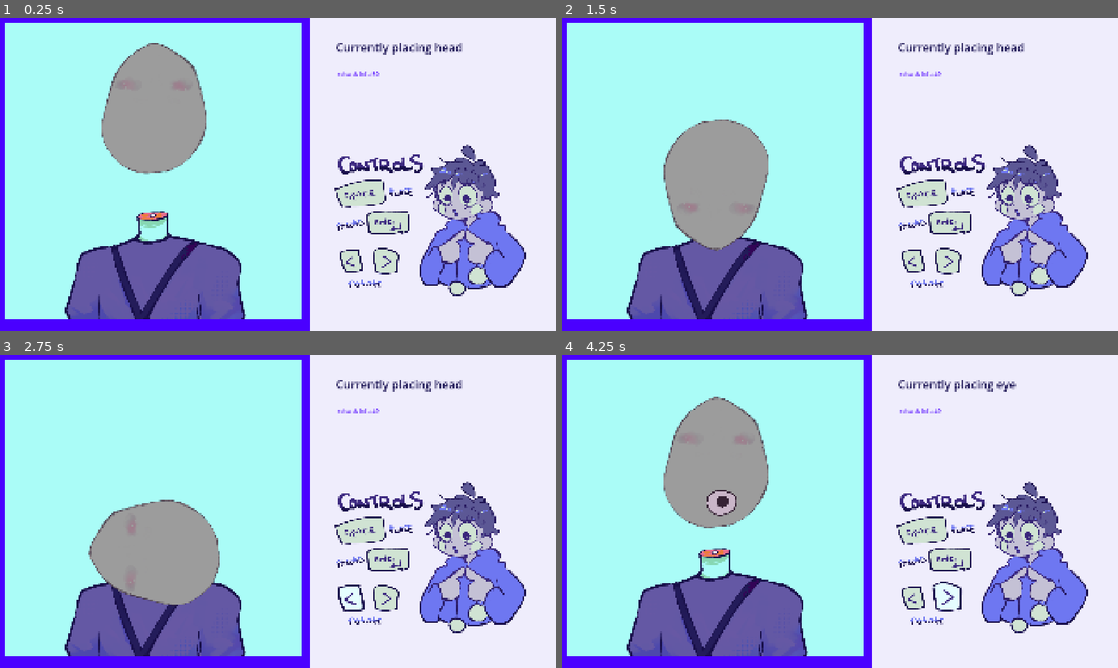
Above: before the commit, frames 1-4 (two rows, left to right).
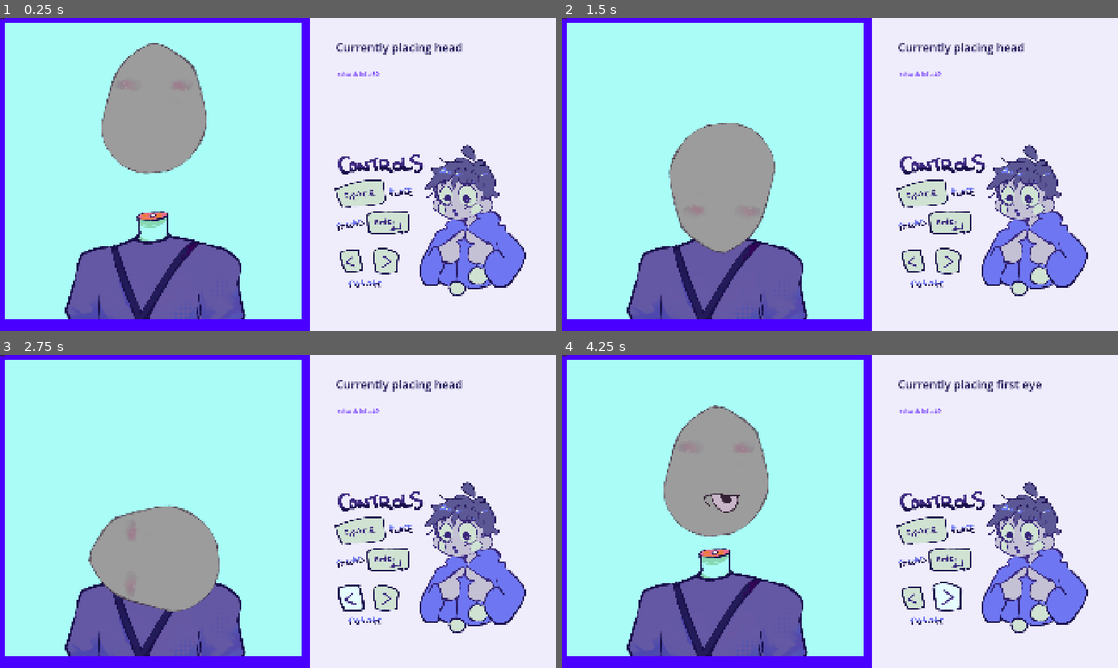
Above: after the commit, the same moments.

Repository: Herbeon/haven-toronto-game
Game: Godot game, scene res://game.tscn
The game is run twice, just before and just after one commit, with the same random seed, the same clock (stepped at 60 frames per second) and the same inputs.
Inputs (mouse positions are in pixels of both pictures, inside the frame that each line leads up to):
- Up to frame 1 (0.25 s): no input
- Up to frame 2 (1.5 s): tap Enter (reload) at 0.5 s; move the mouse to (962, 158) at 0.52 s; hold Up 0.53-1.28 s; hold Left (rotate_ccwise) 0.53-1.28 s; click (962, 158) at 0.67 s; tap Right (rotate_clockwise) at 0.8, 1.35 s; move the mouse to (728, 190) at 1.27 s; hold Down from 1.28 s (still down)
- Up to frame 3 (2.75 s): tap Left (rotate_ccwise) at 1.55 s; move the mouse to (333, 442) at 2.02 s; release Down at 2.03 s; hold Up from 2.03 s (still down); hold Left (rotate_ccwise) from 2.03 s (still down); tap Right (rotate_clockwise) at 2.3 s
- Up to frame 4 (4.25 s): move the mouse to (812, 574) at 2.77 s; release Left (rotate_ccwise) at 2.78 s; tap Right (rotate_clockwise) at 2.85 s; click (812, 574) at 2.92 s; tap Left (rotate_ccwise) at 3.05 s; move the mouse to (1006, 558) at 3.52 s; release Up at 3.53 s; hold Down from 3.53 s (still down); hold Right (rotate_clockwise) from 3.53 s (still down); tap Alt at 3.6 s; tap Space (pause) at 4.15 s

The runs differ from the first frame. In frame 1, less than 0.1% of the frame differs, in the area x 0-1%, y 0-1%; in frame 2, 1.3%; in frame 3, 1.2%; in frame 4, 1.9%, in the area x 0-87%, y 0-58%.

Commit message:
fixed some head stuff and added second eye

Diff:
--- a/havenBounceBack/eye_1.gd
+++ b/havenBounceBack/eye_1.gd
@@ -10,9 +10,13 @@
 var can_be_paused_now = false
 
 func start():
-	visual = ["normal","frown","cori","default"].pick_random()
+	visual = ["normal","frown","cori","default","dot"].pick_random()
 	$AnimatedSprite2D.play(visual)
 	position = Vector2(520,520)
+	get_node("CollisionShape2D").disabled = false
+
+	if(visual == "dot"):
+		get_node("CollisionShape2D").disabled = true
 
 	placing_eye = true
 
--- a/havenBounceBack/eye_1.tscn
+++ b/havenBounceBack/eye_1.tscn
@@ -3,11 +3,14 @@
 [ext_resource type="Script" uid="uid://bq50pp73rmymu" path="res://eye_1.gd" id="1_ln44f"]
 [ext_resource type="Texture2D" uid="uid://jmn8jrk8anq8" path="res://images and character assets/corieye1.png" id="2_m6jhr"]
 [ext_resource type="Texture2D" uid="uid://2nvr4vx77eye" path="res://images and character assets/Eye 1L.PNG" id="3_fmipp"]
+[ext_resource type="Texture2D" uid="uid://b4ofed23xy01l" path="res://images and character assets/Funni eye L.PNG" id="4_fmipp"]
 [ext_resource type="Texture2D" uid="uid://8axy31lnmauo" path="res://images and character assets/demo/Eye demo.png" id="4_m6jhr"]
 [ext_resource type="Texture2D" uid="uid://b0f2ml6avpiel" path="res://images and character assets/demo/Eye demo 2.png" id="5_fmipp"]
 
 [sub_resource type="CircleShape2D" id="CircleShape2D_ln44f"]
 radius = 41.4367
+
+[sub_resource type="CircleShape2D" id="CircleShape2D_tcrup"]
 
 [sub_resource type="SpriteFrames" id="SpriteFrames_tcrup"]
 animations = [{
@@ -25,6 +28,14 @@
 }],
 "loop": 1,
 "name": &"default",
+"speed": 5.0
+}, {
+"frames": [{
+"duration": 1.0,
+"texture": ExtResource("4_fmipp")
+}],
+"loop": 1,
+"name": &"dot",
 "speed": 5.0
 }, {
 "frames": [{
@@ -52,6 +63,10 @@
 [node name="CollisionShape2D" type="CollisionShape2D" parent="." unique_id=743004663]
 shape = SubResource("CircleShape2D_ln44f")
 
+[node name="CollisionShape2Dsmol" type="CollisionShape2D" parent="." unique_id=904719611]
+shape = SubResource("CircleShape2D_tcrup")
+
 [node name="AnimatedSprite2D" type="AnimatedSprite2D" parent="." unique_id=45060400]
 position = Vector2(-2, 1)
 sprite_frames = SubResource("SpriteFrames_tcrup")
+animation = &"dot"
--- /dev/null
+++ b/havenBounceBack/eye_2.gd
@@ -0,0 +1,65 @@
+extends CharacterBody2D
+
+
+signal done_eye2
+
+@export var speed = 420
+@export var visual = "" # list of the different eyes
+
+var placing_eye = false
+var can_be_paused_now = false
+
+func start():
+	visual = ["normal","frown","cori","default","dot"].pick_random()
+	$AnimatedSprite2D.play(visual)
+	position = Vector2(520,520)
+	get_node("CollisionShape2D").disabled = false
+
+	if(visual == "dot"):
+		get_node("CollisionShape2D").disabled = true
+	placing_eye = true
+
+	var direction_x = randf_range(-0.7,0.7)
+	# yay gambling
+
+	var direction_y = randf_range(-0.5,0.5)
+	# yay more gambling
+
+	velocity = Vector2(direction_x,direction_y).normalized() * speed
+	# normalized makes the vector an integer (pythagorean theorem it)
+
+func _ready():
+	velocity = Vector2.ZERO
+	# potential for blinking later
+	#$EyeDemo2.material.set_shader_parameter("hihi",0.0)
+#
+	#start()
+
+func _physics_process(delta):
+	if(placing_eye):
+		if(Input.is_action_just_pressed("pause") && can_be_paused_now):
+			velocity = Vector2.ZERO
+			done_eye2.emit()
+			can_be_paused_now = false
+			placing_eye = false
+		if(Input.is_action_just_pressed("rotate_clockwise") && placing_eye):
+			#print ("rotate clockwise")
+			$AnimatedSprite2D.rotate(PI/6)
+		if(Input.is_action_just_pressed("rotate_ccwise") && placing_eye):
+			$AnimatedSprite2D.rotate(-PI/6)
+
+
+		var collision = move_and_collide(velocity * delta)
+		# move and collide returns a boolean if it hits something
+		if collision:
+			#$EyeDemo2.rotate(PI / 2)
+			var tween = create_tween()
+			tween.tween_property($AnimatedSprite2D,"scale", Vector2(1.1,1.1), 0.1)
+			tween.tween_property($AnimatedSprite2D,"scale", Vector2(1,1), 0.1)
+			$AnimatedSprite2D.rotate(PI/2)
+			velocity = velocity.bounce(collision.get_normal())
+
+			#print(velocity)
+			if(abs(velocity.x) < 2000 && abs(velocity.y) < 2000):
+				velocity *= 1.1
+		can_be_paused_now = true
--- /dev/null
+++ b/havenBounceBack/eye_2.tscn
@@ -0,0 +1,72 @@
+[gd_scene format=3 uid="uid://2t6deka3n40o"]
+
+[ext_resource type="Texture2D" uid="uid://jmn8jrk8anq8" path="res://images and character assets/corieye1.png" id="1_827my"]
+[ext_resource type="Script" uid="uid://ealmg2ji6jl2" path="res://eye_2.gd" id="1_nag14"]
+[ext_resource type="Texture2D" uid="uid://cmka3ag448j2m" path="res://images and character assets/Eye 1R.PNG" id="2_xl2v3"]
+[ext_resource type="Texture2D" uid="uid://8axy31lnmauo" path="res://images and character assets/demo/Eye demo.png" id="3_nag14"]
+[ext_resource type="Texture2D" uid="uid://ch7o8b53gc4lm" path="res://images and character assets/Funni eye R.PNG" id="4_ah4d4"]
+[ext_resource type="Texture2D" uid="uid://b0f2ml6avpiel" path="res://images and character assets/demo/Eye demo 2.png" id="4_ua7yv"]
+
+[sub_resource type="CircleShape2D" id="CircleShape2D_0v4ov"]
+radius = 41.0
+
+[sub_resource type="CircleShape2D" id="CircleShape2D_tcrup"]
+
+[sub_resource type="SpriteFrames" id="SpriteFrames_0v4ov"]
+animations = [{
+"frames": [{
+"duration": 1.0,
+"texture": ExtResource("1_827my")
+}],
+"loop": 1,
+"name": &"cori",
+"speed": 5.0
+}, {
+"frames": [{
+"duration": 1.0,
+"texture": ExtResource("2_xl2v3")
+}],
+"loop": 1,
+"name": &"default",
+"speed": 5.0
+}, {
+"frames": [{
+"duration": 1.0,
+"texture": ExtResource("4_ah4d4")
+}],
+"loop": 1,
+"name": &"dot",
+"speed": 5.0
+}, {
+"frames": [{
+"duration": 1.0,
+"texture": ExtResource("3_nag14")
+}],
+"loop": 1,
+"name": &"frown",
+"speed": 5.0
+}, {
+"frames": [{
+"duration": 1.0,
+"texture": ExtResource("4_ua7yv")
+}],
+"loop": 1,
+"name": &"normal",
+"speed": 5.0
+}]
+
+[node name="eye_2" type="CharacterBody2D" unique_id=601769691]
+script = ExtResource("1_nag14")
+
+[node name="CollisionShape2D" type="CollisionShape2D" parent="." unique_id=1084737353]
+shape = SubResource("CircleShape2D_0v4ov")
+
+[node name="CollisionShape2Dsmol" type="CollisionShape2D" parent="." unique_id=1602023787]
+position = Vector2(6, 1)
+shape = SubResource("CircleShape2D_tcrup")
+
+[node name="AnimatedSprite2D" type="AnimatedSprite2D" parent="." unique_id=1951879258]
+position = Vector2(10, 1)
+sprite_frames = SubResource("SpriteFrames_0v4ov")
+animation = &"dot"
+flip_h = true
--- a/havenBounceBack/game.gd
+++ b/havenBounceBack/game.gd
@@ -19,6 +19,8 @@
 
 @onready var head = $head
 @onready var eye1 = $eye1
+@onready var eye2 = $eye2
+
 @onready var ear1 = $ear1
 @onready var ear2 = $ear2
 @onready var mouth = $mouth
@@ -33,6 +35,8 @@
 # Called when the node enters the scene tree for the first time.
 func _ready() -> void:
 	eye1.done_eye.connect(eye_is_done)
+	eye2.done_eye2.connect(eye2_is_done)
+
 	head.done_head.connect(head_is_done)
 	ear1.done_ear.connect(ear_is_done)
 	ear2.done_ear.connect(ear_2_is_done)
@@ -59,13 +63,18 @@
 	relabel.text = "reloads left: " + str(reloads_left)
 
 func head_is_done():
-	label.text = "Currently placing eye"
+	label.text = "Currently placing first eye"
 	current_part = $eye1
 
 	eye1.start()
 	#print("start 1 eye")
 
 func eye_is_done():
+	label.text = "Currently placing second eye"
+	current_part = $eye2
+	eye2.start()
+
+func eye2_is_done():
 	label.text = "Currently placing first ear"
 	current_part = $ear1
 
--- a/havenBounceBack/game.tscn
+++ b/havenBounceBack/game.tscn
@@ -15,6 +15,7 @@
 [ext_resource type="Texture2D" uid="uid://dayl2ovffhxuf" path="res://backgrounds/leftpressed.png" id="8_rvswv"]
 [ext_resource type="Texture2D" uid="uid://dh1t1yxedru7f" path="res://backgrounds/rightpressed.png" id="9_boyg6"]
 [ext_resource type="PackedScene" uid="uid://x2u2rsucnlf8" path="res://mouth.tscn" id="9_vef74"]
+[ext_resource type="PackedScene" uid="uid://2t6deka3n40o" path="res://eye_2.tscn" id="15_80cx4"]
 
 [sub_resource type="LabelSettings" id="LabelSettings_m6jhr"]
 font_size = 40
@@ -148,6 +149,8 @@
 collision_layer = 256
 collision_mask = 256
 
+[node name="eye2" parent="." unique_id=601769691 instance=ExtResource("15_80cx4")]
+
 [node name="mouth" parent="." unique_id=1873407494 instance=ExtResource("9_vef74")]
 z_index = 11
 position = Vector2(-304, 1100)
--- a/havenBounceBack/head.gd
+++ b/havenBounceBack/head.gd
@@ -28,17 +28,22 @@
 		velocity = Vector2.ZERO
 		paused = true
 		done_head.emit()
+	if(Input.is_action_just_pressed("rotate_clockwise") && !paused):
+		$AnimatedSprite2D.move_local_x(10)
+	if(Input.is_action_just_pressed("rotate_ccwise") && !paused):
+		$AnimatedSprite2D.move_local_x(-10)
 
-	var collision = move_and_collide(velocity * delta)
-	# move and collide returns a boolean if it hits something
-	if collision:
-		var tween = create_tween()
-		tween.tween_property($AnimatedSprite2D,"scale", Vector2(1.1,1.1), 0.1)
-		tween.tween_property($AnimatedSprite2D,"scale", Vector2(1,1), 0.1)
-		$AnimatedSprite2D.rotate(PI / 2)
-		velocity = velocity.bounce(collision.get_normal())
+	if(!paused):
+		var collision = move_and_collide(velocity * delta)
+		# move and collide returns a boolean if it hits something
+		if collision:
+			var tween = create_tween()
+			tween.tween_property($AnimatedSprite2D,"scale", Vector2(1.1,1.1), 0.1)
+			tween.tween_property($AnimatedSprite2D,"scale", Vector2(1,1), 0.1)
+			$AnimatedSprite2D.rotate(PI / 2)
+			velocity = velocity.bounce(collision.get_normal())
 
-		var thing_we_hit = collision.get_collider()
-		#print(velocity)
-		if(abs(velocity.x) < 2000 && abs(velocity.y) < 2000):
-			velocity *= 1.1
+			var thing_we_hit = collision.get_collider()
+			#print(velocity)
+			if(abs(velocity.x) < 2000 && abs(velocity.y) < 2000):
+				velocity *= 1.1
Not shown, added: havenBounceBack/eye_2.gd.uid
Binary file changed: havenBounceBack/images and character assets/Bang 3 D.PNG
Binary file changed: havenBounceBack/images and character assets/Bang 3 L.PNG
Binary file changed: havenBounceBack/images and character assets/Bang 3 M.PNG
Binary file changed: havenBounceBack/images and character assets/Funni eye L.PNG
Binary file changed: havenBounceBack/images and character assets/Funni eye R.PNG
Binary file changed: havenBounceBack/images and character assets/Funni mouth.PNG
Binary file changed: havenBounceBack/images and character assets/Hair 1 D.PNG
Binary file changed: havenBounceBack/images and character assets/Hair 1 L.PNG
Binary file changed: havenBounceBack/images and character assets/Hair 1 M.PNG
Binary file changed: havenBounceBack/images and character assets/Hair 2 D.PNG
Binary file changed: havenBounceBack/images and character assets/Hair 2 L.PNG
(and 10 more such lines)
